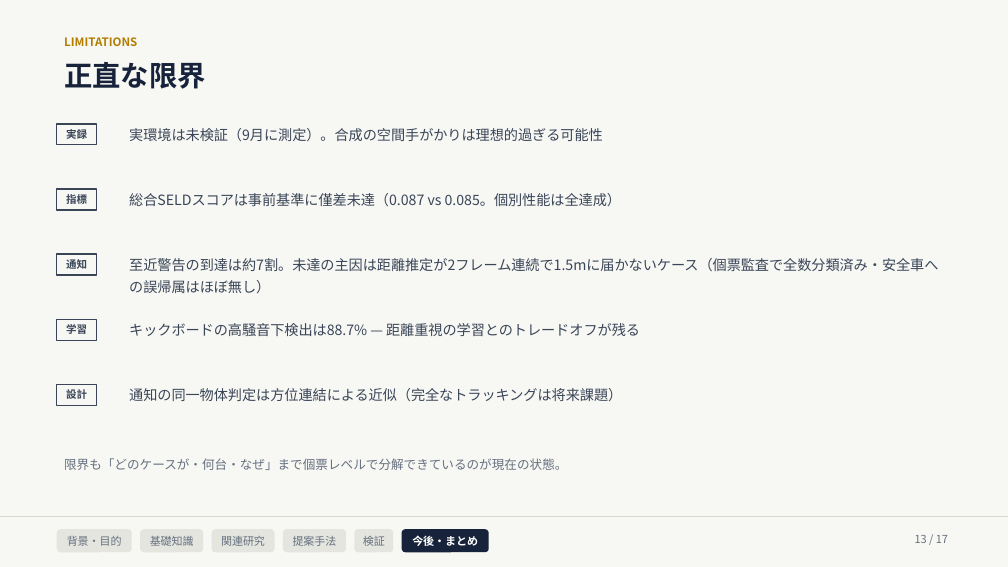
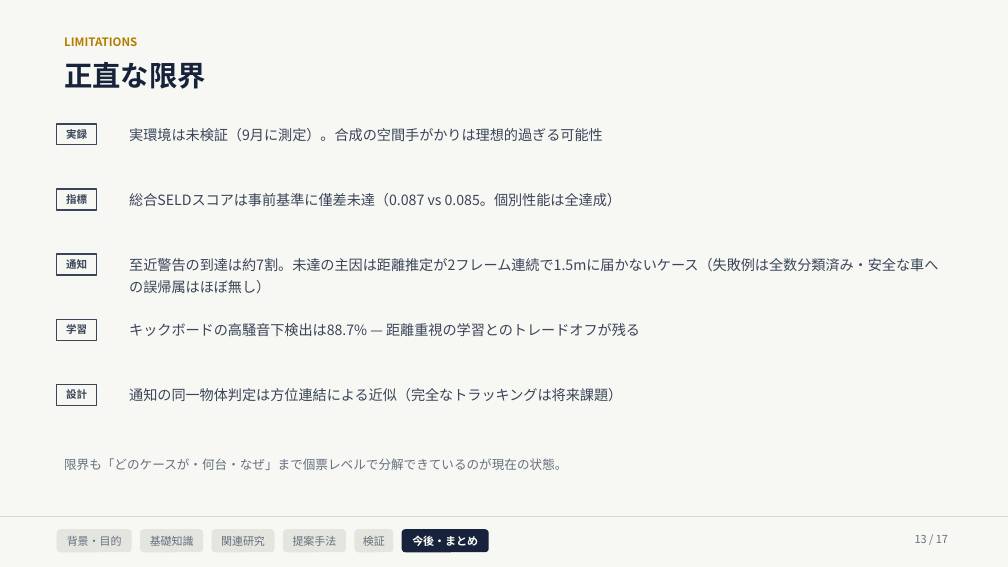
Before and after one commit to Noosdoo/outdoor-seld-sim, a slide deck: slide 13 of md/seminar/中間発表スライド_2026-08-10.pptx. Drawn at 1008x567 pixels with LibreOffice and Linux fonts; fonts in the diff are those of the drawing. Boxes give left, top, right and bottom in pixels: in the first picture for what was removed or moved away, otherwise in the second. Text is boxed around its words. In the diff, an @@ line names an element or a change of style, - is before the commit and + after.

```diff
--- a/md/seminar/中間発表スライド_2026-08-10.pptx
+++ b/md/seminar/中間発表スライド_2026-08-10.pptx
@@ text at bbox=[129, 258, 938, 293]: text changed @@
-至近警告の到達は約7割。未達の主因は距離推定が2フレーム連続で1.5mに届かないケース（個票監査で全数分類済み・安全車への誤帰属はほぼ無し）
+至近警告の到達は約7割。未達の主因は距離推定が2フレーム連続で1.5mに届かないケース（失敗例は全数分類済み・安全な車への誤帰属はほぼ無し）
```
Also in this commit, not shown: 9 other slides changed, 3 other files.
